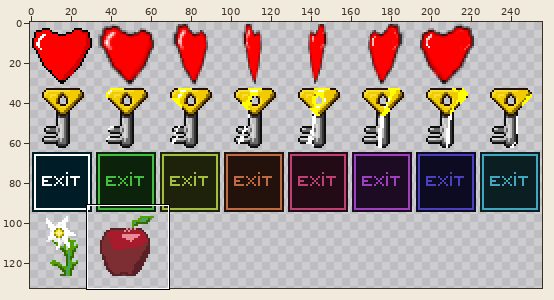
Sprite sheet, stored at public_html/sprites/collectibles.png. The picture above shows the old version from afar; the outline marks the close-up.
Close-up. Old version:
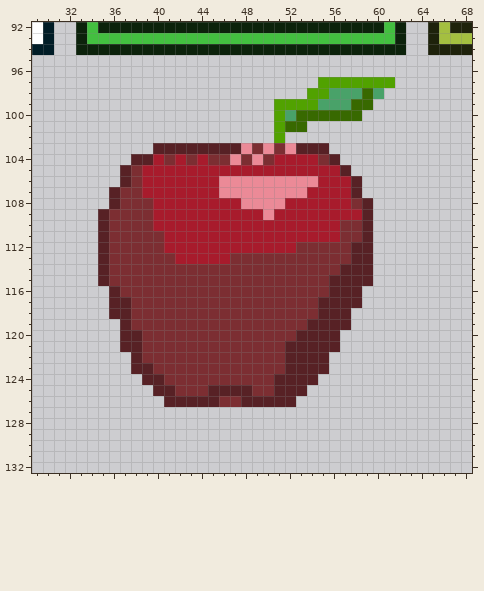
The file is 256x256 pixels. Pixels under 10% opacity are left out. Colours within 5 levels of each other are drawn and written as one. Shown: x 29..68, y 92..132. The wide view leaves out empty margins.
New version:
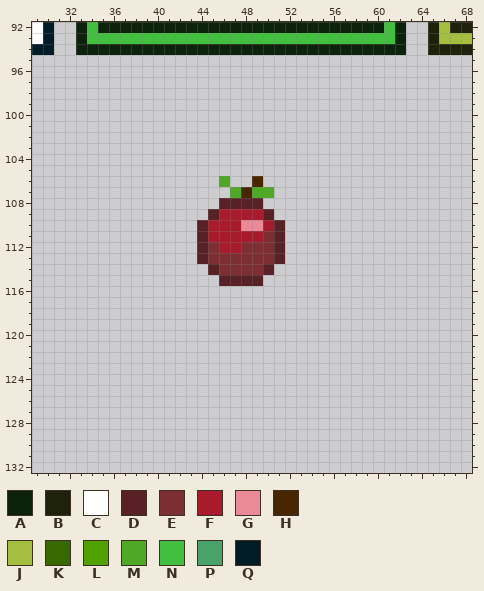
Palette (. is transparent): A #0c220b  B #1e220b  C #ffffff  D #572125  E #7c2e32  F #a81b2c  G #eb8a97  H #472600  J #a4bf40  K #386900  L #51a200  M #50a827  N #43bf40  P #49a269  Q #001c26
From old to new:
y 97: x 55..61 LLLLLLL -> .......
y 98: x 54..60 LLPPPKP -> .......
y 99: x 51..59 LLLLPPPKK -> .........
y 100: x 51..58 LPKKKKKK -> ........
y 101: x 51..53 LKK -> ...
y 102: x 51 L -> .
y 103: x 40..55 DDDDDDDDGEGEGDDD -> ................
y 104: x 38..56 DDFEFEFEEGEGEFFFFED -> ...................
y 105: x 37..57 DEFFFFFFFFFFFFFFFFFFD -> .....................
y 106: x 37..58 DEFFFFFFFGGGGGGGGGFFFD -> .........M..H.........
y 107: x 36..58 DEEFFFFFFFGGGGGGGGFFFFD -> ...........MHMM........
y 108: x 36..59 DEEEFFFFFFFFGGGGFFFFFFED -> ..........DDDD..........
y 109: x 35..45 DEEEEFFFFFF -> ..........D; x 50..59 GFFFFFFFFD -> D.........
y 110: x 35..44 DEEEEFFFFF -> .........D; x 48..49 FF -> GG; x 51..59 FFFFFFEED -> D........
y 111: x 35..44 DEEEEEFFFF -> .........D; x 50..59 FFFFFFFEED -> ED........
y 112: x 35..45 DEEEEEFFFFF -> .........DE; x 48..59 FFFFFEEEEEDD -> EEED........
y 113: x 35..46 DEEEEEEFFFFF -> .........DEE; x 51..59 EEEEEEEDD -> D........
y 114: x 35..45 DEEEEEEEEEE -> ..........D; x 50..59 EEEEEEEDDD -> D.........
y 115: x 35..59 DEEEEEEEEEEEEEEEEEEEEDDDD -> ...........DDDD..........
y 116: x 36..58 DEEEEEEEEEEEEEEEEEEEDDD -> .......................
y 117: x 36..58 DDEEEEEEEEEEEEEEEEEDDDD -> .......................
y 118: x 36..57 DDEEEEEEEEEEEEEEEEEDDD -> ......................
y 119: x 37..57 DEEEEEEEEEEEEEEEEDDDD -> .....................
y 120: x 37..56 DDEEEEEEEEEEEEEEDDDD -> ....................
y 121: x 37..56 DDEEEEEEEEEEEEEDDDDD -> ....................
y 122: x 38..55 DEEEEEEEEEEEEEDDDD -> ..................
y 123: x 38..55 DDEEEEEEEEEEEEDDDD -> ..................
y 124: x 39..54 DDEEEEEEEEEEDDDD -> ................
y 125: x 40..53 DDEEEDDDDEEDDD -> ..............
y 126: x 41..52 DDDDDEEDDDDD -> ............
Where, in picture pixels (left, top, right, bottom), the same in both close-ups:
changed: (98, 77, 395, 407)
